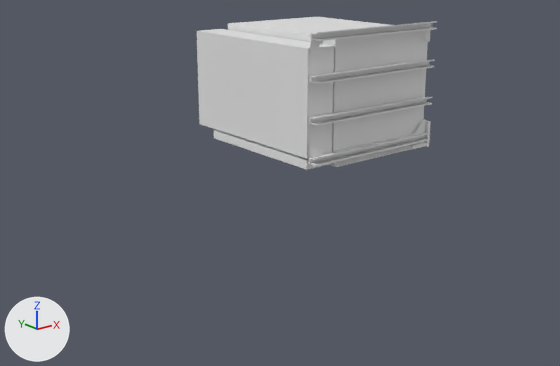
The glTF model Drawings/3d/100VFRR-075D60.glb, before and after one commit.
One viewpoint serves both versions: a 50 mm lens placed at (-2132.0, -2457.0, 379.0), pointed at (466.0, 791.0, -920.0). Lighting does not change. The marker at lower left points along +X, +Y and +Z. The older version comes first. Where no turn or scale is listed for an object, it has been applied to the vertices.

The older version as bpy lines, for what is in view:
```python
me_component1 = bpy.data.meshes.new('Component1')
me_component1.from_pydata(...)  # a box spanning x -9.0..138.0, y 12.0..862.0, z -526.0..-52.0; a box spanning x -9.0..138.0, y 12.0..732.0, z -576.0..-536.0
me_ref___teka_tfi3_130_d = bpy.data.meshes.new('REF_-_TEKA_TFI3_130_D')
me_ref___teka_tfi3_130_d.from_pydata(...)  # 240 vertices, 480 faces; spans x 146.0..741.0, y 0.0..812.0, z -566.0..-22.0
me_ts1bhh_075000 = bpy.data.meshes.new('TS1BHH-075000')
me_ts1bhh_075000.from_pydata(...)  # 1934 vertices, 4052 faces; spans x -9.0..741.0, y -38.0..0.0, z -18.0..18.0
ob_component1 = bpy.data.objects.new('Component1', me_component1)
ob_component1.location = (0.0, 0.0, 0.0)
ob_ref___teka_tfi3_130_d = bpy.data.objects.new('REF_-_TEKA_TFI3_130_D', me_ref___teka_tfi3_130_d)
ob_ref___teka_tfi3_130_d.location = (0.0, 0.0, 0.0)
ob_ts1bhh_075000 = bpy.data.objects.new('TS1BHH-075000', me_ts1bhh_075000)
ob_ts1bhh_075000.location = (0.0, 0.0, 0.0)
# also in view: 'TS1BHH-075000_3' at (366.0, -19.0, -178.0); 'TS1BHH-075000_2' at (366.0, -19.0, -534.0); 'DSV100-060080' at (441.0, 382.0, -576.0); 'TS1BHH-075000_4' at (366.0, -19.0, -356.0)
```
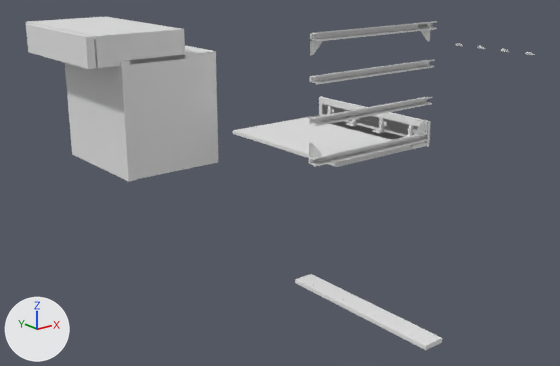
The change, as JSON lines over the scene's bpy script:
```json
{"block": "me_ref___teka_tfi3_130_d", "where": "# used by ob_ref___teka_tfi3_130_d; location = (0.0, 0.0, 0.0)"}
{"op": "remove", "block": "me_ref___teka_tfi3_130_d", "code": "me_ref___teka_tfi3_130_d.from_pydata(...)  # 240 vertices, 480 faces; spans x 146.0..741.0, y 0.0..812.0, z -566.0..-22.0"}
{"op": "add", "block": "me_ref___teka_tfi3_130_d", "code": "me_ref___teka_tfi3_130_d.from_pydata(...)  # 240 vertices, 480 faces; spans x -420.0..124.0, y 882.0..1694.0, z -762.0..-168.0"}
{"block": "me_ref___teka_tfi3_130_d", "change": "me_ref___teka_tfi3_130_d part 1: the whole mesh is turned 90 degrees about the y axis through its middle, then moved by (-592.0, 882.0, -171.0)"}
{"block": "me_component1", "where": "# used by ob_component1; location = (0.0, 0.0, 0.0)"}
{"op": "remove", "block": "me_component1", "code": "me_component1.from_pydata(...)  # 16 vertices, 24 faces; spans x -9.0..138.0, y 12.0..862.0, z -576.0..-52.0"}
{"op": "add", "block": "me_component1", "code": "me_component1.from_pydata(...)  # 16 vertices, 24 faces; spans x -586.0..-60.0, y 894.0..1744.0, z -190.0..-42.0"}
{"block": "me_component1", "change": "me_component1 part 2: the whole mesh is turned 90 degrees about the y axis through its middle, then moved by (-388.0, 882.0, 198.0)"}
{"op": "add", "block": "me_drw", "code": ["me_drw = bpy.data.meshes.new('DRW')", "me_drw.from_pydata(...)  # 160 vertices, 316 faces; spans x 2.0..102.0, y -698.0..98.0, z -1152.0..-1132.0"]}
{"op": "add", "block": "ob_drw", "code": ["ob_drw = bpy.data.objects.new('DRW', me_drw)", "ob_drw.location = (0.0, 0.0, 0.0)"]}
```

Pixel boxes (x1, y1, x2, y2) of what changed, in the pictures (560 x 366 px):
```json
{"object": "REF_-_TEKA_TFI3_130_D", "change": "moved, turned", "before": [228, 17, 428, 153], "after": [65, 46, 218, 182]}
{"object": "Component1", "change": "moved, turned", "before": [197, 29, 334, 170], "after": [26, 17, 185, 69]}
{"object": "DRW", "change": "added", "after": [295, 274, 442, 350]}
{"object": "DSV2R4-060080", "change": "unchanged, uncovered by the edit", "after": [235, 115, 403, 155]}
{"object": "080W-Insert", "change": "unchanged, uncovered by the edit", "before": [410, 120, 431, 149], "after": [307, 97, 431, 149]}
```
